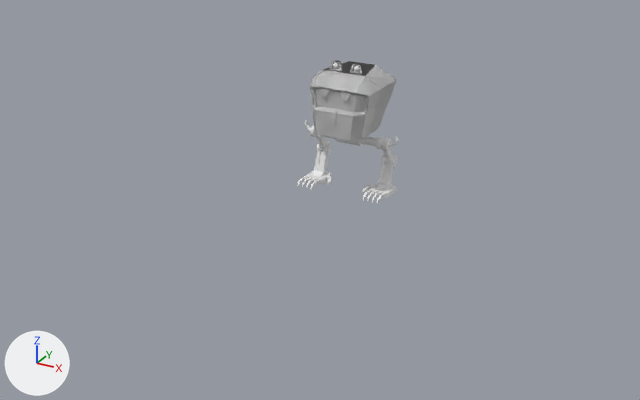
What one commit did to the Blender file Mecha.blend.
Camera for both pictures: a camera (50 mm lens) standing at (12.88, -25.39, 8.8) and looking at (-0.28, -1.47, -3.16). The axes (+X, +Y, +Z) are drawn at lower left. The lights are the same throughout.

The first picture shows 'Body2', 'Body2.001', 'CockPit', 'Feet', 'LegLower', 'LegUpper'.
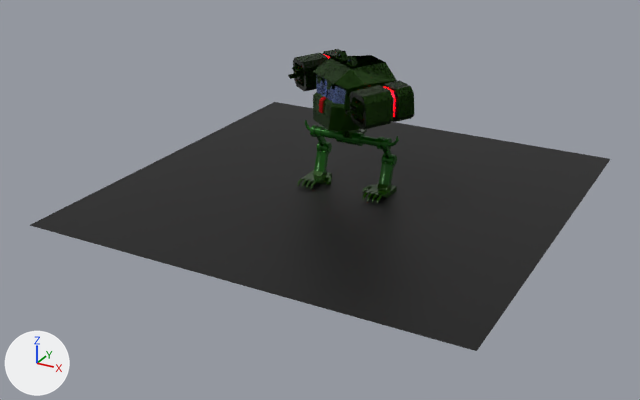
Location of each change, (x1, y1, x2, y2) in pixels of the pictures (640 x 400 px):
'Floor', added (black)
    after: (30, 102, 610, 351)
'CockPit', reshaped, moved, turned
    before: (310, 60, 397, 140)
    after: (289, 49, 414, 131)
'Weapons', added
    after: (288, 49, 414, 129)
'Body2', recoloured (white to black)
    both: (305, 120, 399, 151)
'Feet', recoloured (white to green)
    both: (297, 170, 397, 203)
'LegLower', recoloured (white to green)
    both: (314, 150, 394, 186)
'Body2.001', recoloured (white to green)
    both: (317, 142, 397, 167)
'LegUpper', recoloured
    both: (317, 137, 391, 159)
'Eyes', reshaped, moved, turned (not visible afterwards)
    before: (333, 63, 360, 72)
part 1 of me_cube, added
    after: (289, 49, 414, 130)
part 2 of me_cube, recoloured
    before: (310, 60, 397, 140)
    after: (313, 51, 396, 131)
part 3 of me_cube, recoloured
    before: (313, 89, 366, 112)
    after: (317, 78, 346, 104)
part 4 of me_cube, recoloured
    before: (330, 109, 338, 125)
    after: (319, 97, 326, 113)

Edits to the bpy script that builds the scene:
```text
Add mat_glass:
    mat_glass = principled_material('Glass')
    mat_glass.base_color = (0.295, 0.41, 0.8)  # blue #94ace7
    mat_glass.metallic = 1.0
    mat_glass.roughness = 0.0
Add mat_tongue:
    mat_tongue = principled_material('Tongue')
    mat_tongue.base_color = (0.8, 0.0, 0.00415)  # red #e7000d
    mat_tongue.metallic = 0.486
    mat_tongue.roughness = 0.641
Change me_cube:
    remove me_cube.from_pydata(...)  # 103 vertices, 94 faces; spans x 0.0..1.29, y -1.11..1.0, z -1.0..1.28
    add me_cube.from_pydata(...)  # 607 vertices, 563 faces; spans x -0.48..2.74, y -1.28..1.0, z -1.0..1.28
    me_cube part 1: 158 vertices added at x 1.16..2.74, y -1.28..0.84, z -0.41..0.77
    me_cube part 2: 67 faces spanning x 0.0..1.29, y -1.11..1.0, z -1.0..1.28 switch from mat_material (white #e7e7e7) to mat_greenfeet (dark green #1f4605)
    me_cube part 3: 3 faces spanning x 0.0..0.97, y -0.92..-0.66, z -0.09..0.49 switch from mat_material (white #e7e7e7) to mat_glass (blue #94ace7)
    me_cube part 4: 7 faces spanning x 0.0..0.11, y -1.11..-0.92, z -0.57..-0.08 switch from mat_material (white #e7e7e7) to mat_tongue (red #e7000d)
Change me_cylinder:
    where me_cylinder.from_pydata(...)  # 280 vertices, 261 faces; spans x 0.0..1.8, y -0.22..0.22, z -0.24..0.33
    add me_cylinder.materials.append(mat_lightgreen)  # dark green #095400
Change me_cylinder_001:
    where me_cylinder_001.from_pydata(...)  # 200 vertices, 182 faces; spans x 1.038..1.49, y 0.243..0.666, z -0.968..-0.544
    add me_cylinder_001.materials.append(mat_lightgreen)  # dark green #095400
Change me_cube_003:
    where me_cube_003.from_pydata(...)  # 24 vertices, 22 faces; spans x -1.0..1.0, y -1.0..1.0, z -1.0..1.0
    add me_cube_003.materials.append(mat_lightgreen)  # dark green #095400
Change me_cube_004:
    where me_cube_004.from_pydata(...)  # 108 vertices, 106 faces; spans x -1.81..1.0, y -3.08..0.92, z -1.0..2.34
    add me_cube_004.materials.append(mat_greenfeet)  # dark green #1f4605
Add me_plane:
    me_plane.from_pydata([(-1.0, -1.0, 0.0), (1.0, -1.0, 0.0), (-1.0, 1.0, 0.0), (1.0, 1.0, 0.0)], [], [(0, 1, 3, 2)])
    me_plane.materials.append(mat_floor)  # black #000000
Change ob_cockpit:
    ob_cockpit.location: (0.0, 0.0, 0.0) -> (0.12, -0.1, 0.31)
    ob_cockpit.rotation_euler: (0.0, 0.0, 0.0) -> (0.0, 0.0, -0.634)  # degrees (0, 0, 0) -> degrees (0, 0, -36)
Add ob_weapons:
    ob_weapons = bpy.data.objects.new('Weapons', me_cube_005)  # 152 vertices, 146 faces; spans x -2.12..1.0, y -1.41..0.68, z -1.0..1.01; in mat_weapon (black #111d0e), mat_emission (red #ff0004); modifiers MIRROR
    ob_weapons.location = (1.98, -1.31, 0.51)
    ob_weapons.rotation_euler = (0.0796, 0.0, -0.634)  # degrees (4.6, 0, -36)
    ob_weapons.scale = (0.527, 0.998, 0.527)
Add ob_floor:
    ob_floor = bpy.data.objects.new('Floor', me_plane)
    ob_floor.location = (0.0, -0.15, -3.2)
    ob_floor.scale = (7.41, 7.41, 7.41)
```
